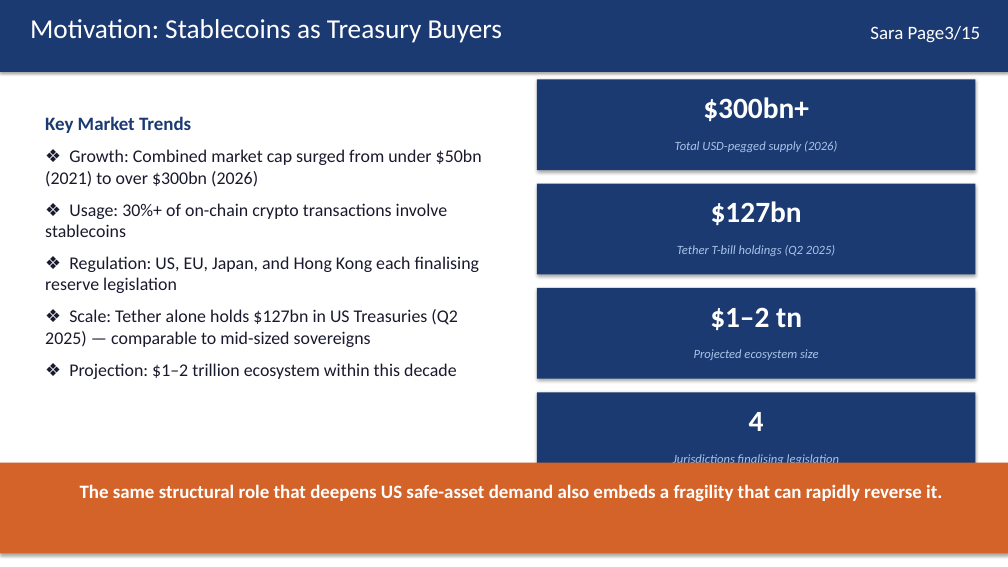
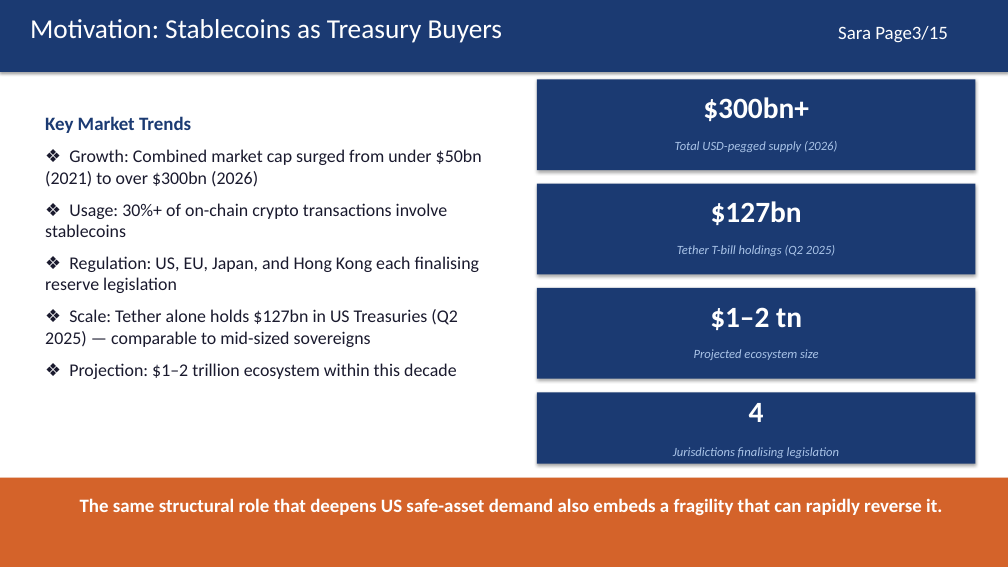
Before and after one commit to kimmireu0921/Stablecoins-and-the-Exorbitant-Privilege, a slide deck: slide 3 of FINAL_0512_Stablecoin_Exorbitant_Privilege.pptx. Drawn at 1008x567 pixels with LibreOffice and Linux fonts; fonts in the diff are those of the drawing. Boxes give left, top, right and bottom in pixels: in the first picture for what was removed or moved away, otherwise in the second. Text is boxed around its words. In the diff, an @@ line names an element or a change of style, - is before the commit and + after.

```diff
--- a/FINAL_0512_Stablecoin_Exorbitant_Privilege.pptx
+++ b/FINAL_0512_Stablecoin_Exorbitant_Privilege.pptx
@@ text "Sara Page3/15": place and size @@
-text "Sara Page3/15" at <box>870,26,981,43</box>
+text "Sara Page3/15" at <box>838,26,948,43</box>
@@ rectangle: place and size @@
-rectangle at <box>537,392,975,483</box>
+rectangle at <box>537,392,975,464</box>
@@ text "4": place and size @@
-text "4" at <box>749,412,764,431</box>
+text "4" at <box>749,403,764,422</box>
@@ text "Jurisdictions finalising legislation": place and size @@
-text "Jurisdictions finalising legislation" at <box>673,454,839,466</box>
+text "Jurisdictions finalising legislation" at <box>673,447,839,458</box>
@@ rectangle: place and size @@
-rectangle at <box>0,463,1008,554</box>
+rectangle at <box>0,478,1008,567</box>
@@ text "The same structural role that ...": place and size @@
-text "The same structural role that ..." at <box>80,484,942,501</box>
+text "The same structural role that ..." at <box>80,498,942,515</box>
@@ text removed at <box>986,553,993,557</box> @@
-3
```
Also in this commit, not shown: 4 other slides changed, 2 other files.
